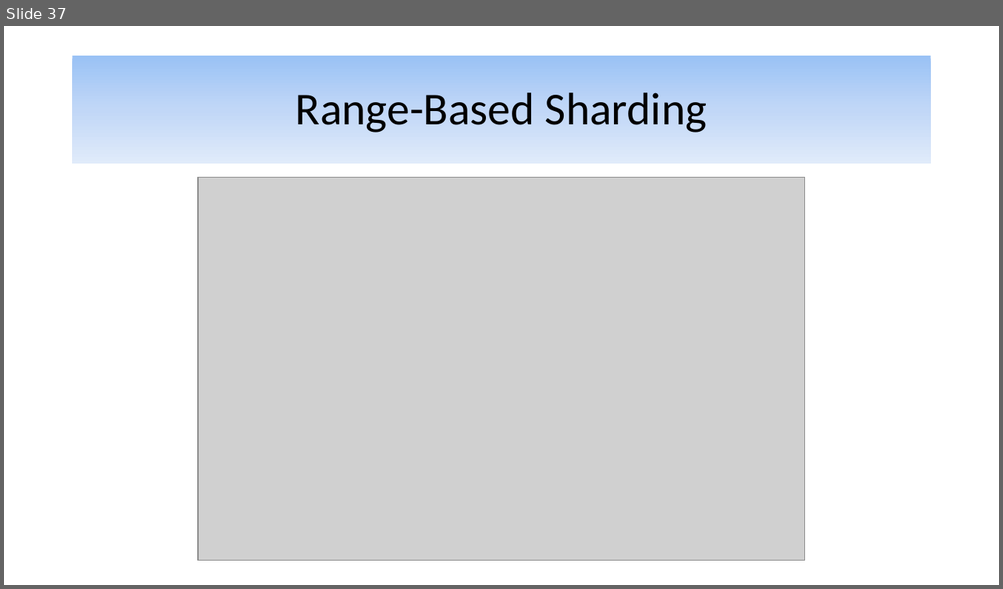
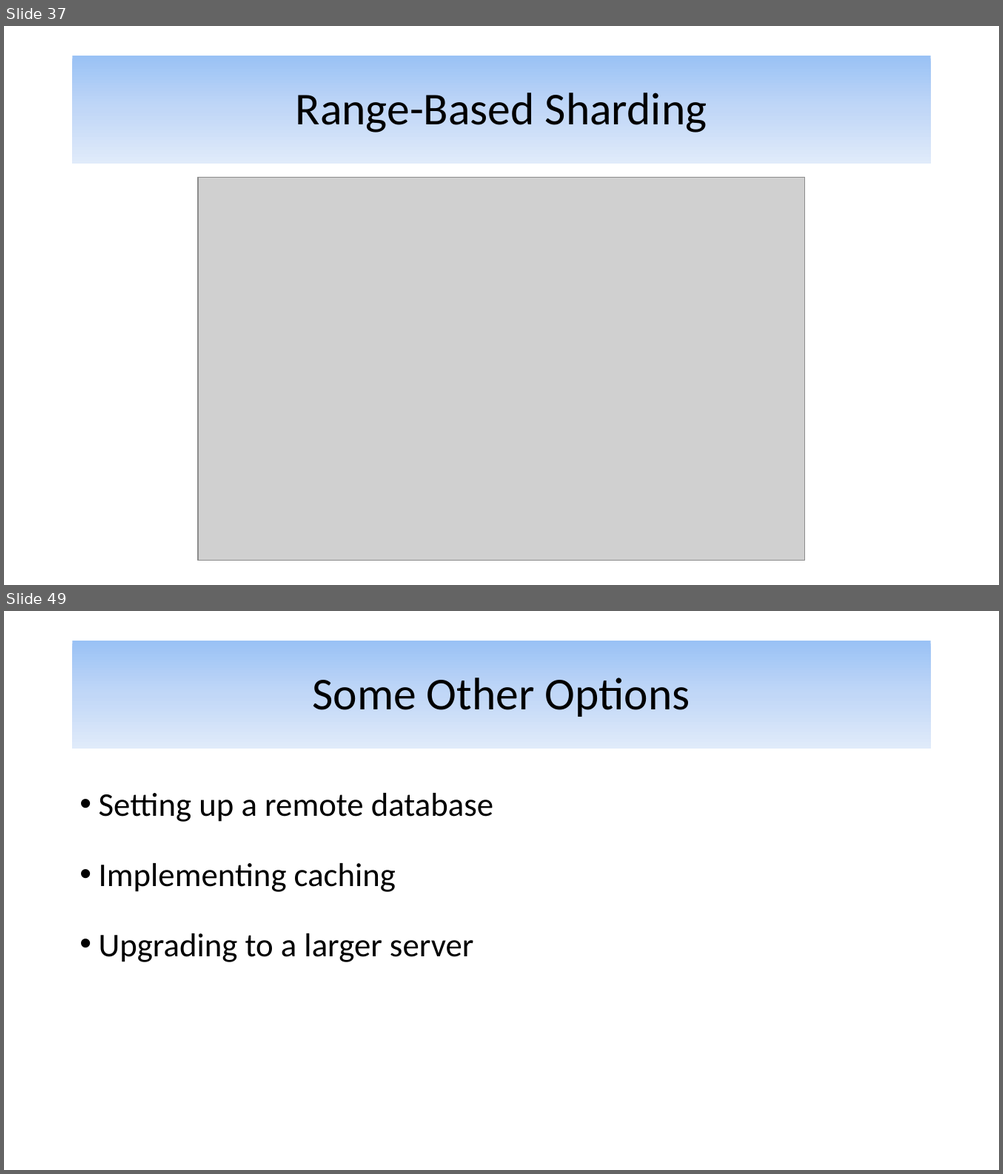
Before and after one commit to alijfri99/presentations, a slide deck: Advanced DBMS Presentation.pptx. Shown one above the other, each under a label of ours: slide 37 before the commit, slides 37 and 49 after it; the slides between them are not shown. The pictures are 1003x589 and 1003x1174 pixels, drawn with LibreOffice and Linux fonts; fonts in the diff are those of the drawing; grey boxes stand for pictures. Boxes give left, top, right and bottom in pixels: in the first picture for what was removed or moved away, otherwise in the second. Text is boxed around its words. In the diff, an @@ line names an element or a change of style, - is before the commit and + after.

```diff
--- a/Advanced DBMS Presentation.pptx
+++ b/Advanced DBMS Presentation.pptx
@@ slide 49 added at bbox=[4, 611, 999, 1170], background #FFFFFF @@
@@ title added at bbox=[73, 641, 930, 749], fill gradient #9AC3F5 to #C2D8F8 to #E1EBFB, 44 pt, text #000000 @@
+Some Other Options
@@ text added at bbox=[99, 793, 493, 963], 32 pt, text #000000 @@
+• Setting up a remote database
+• Implementing caching
+• Upgrading to a larger server
```
Also in this commit, not shown: 15 other slides added.
